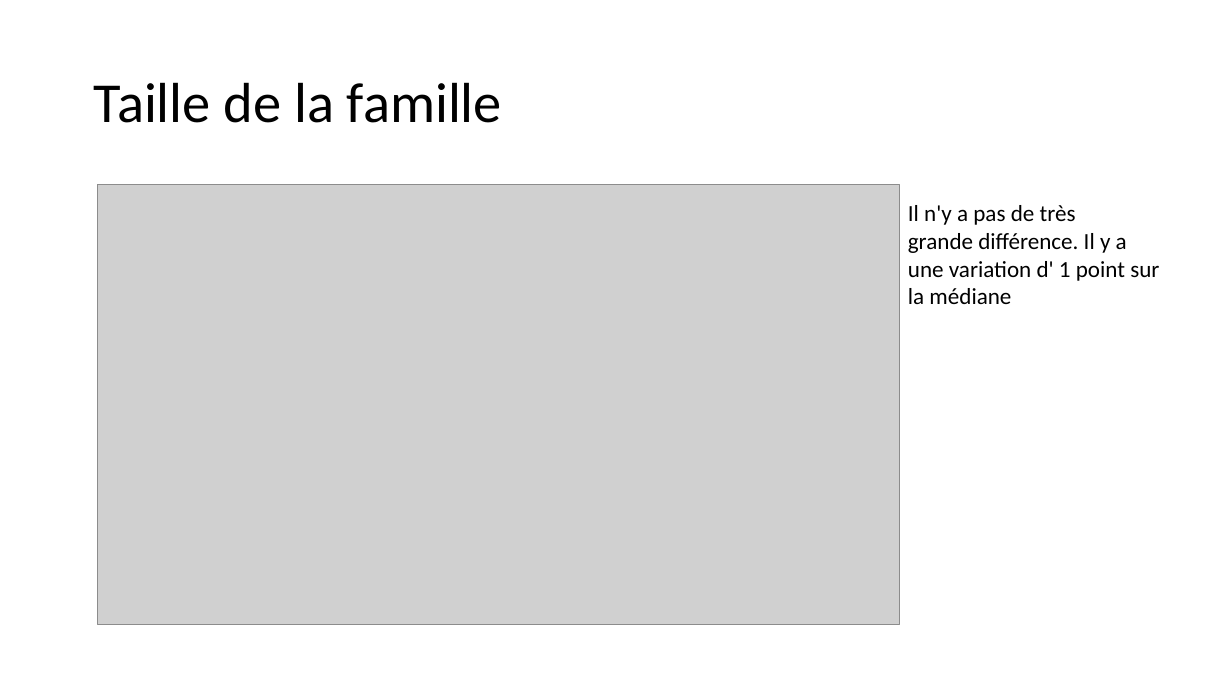
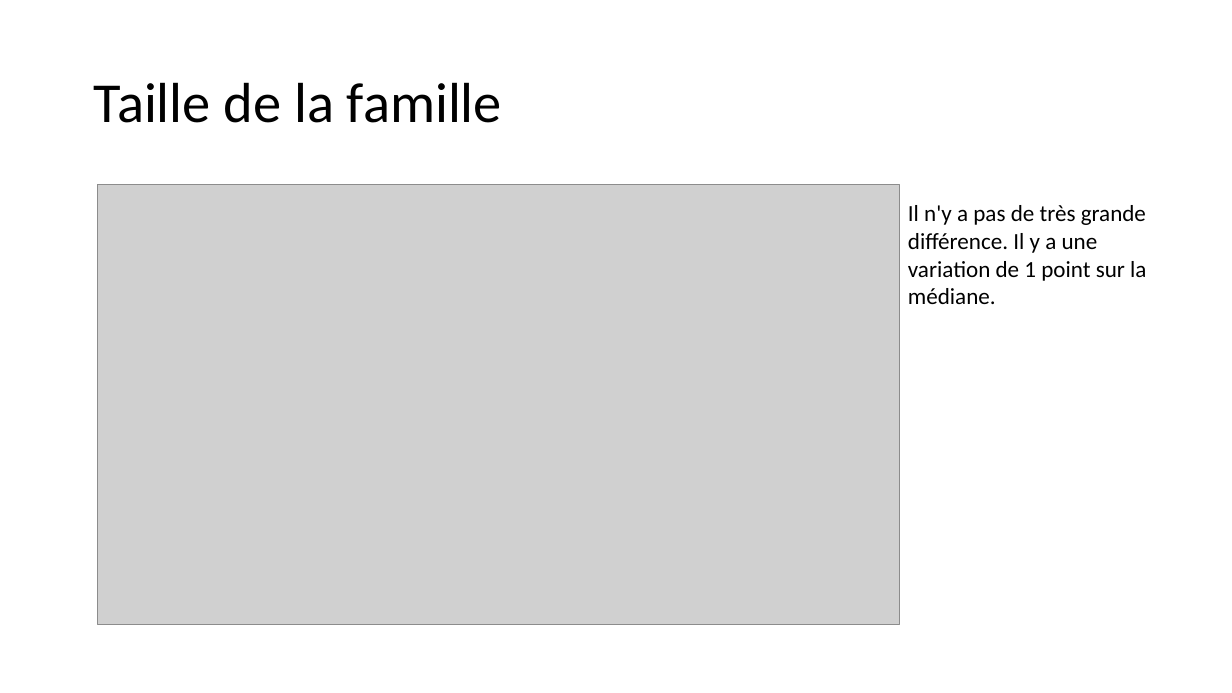
Before and after one commit to QvHub/student_alcohol_consumption, a slide deck: slide 16 of maya_khaled_quentin_alcool_et_jeunes.pptx. Drawn at 1232x693 pixels with LibreOffice and Linux fonts; fonts in the diff are those of the drawing; grey boxes stand for pictures. Boxes give left, top, right and bottom in pixels: in the first picture for what was removed or moved away, otherwise in the second. Text is boxed around its words. In the diff, an @@ line names an element or a change of style, - is before the commit and + after.

```diff
--- a/maya_khaled_quentin_alcool_et_jeunes.pptx
+++ b/maya_khaled_quentin_alcool_et_jeunes.pptx
@@ text at (908, 205, 1146, 304): text changed @@
-Il n'y a pas de très grande différence. Il y a une variation d' 1 point sur la médiane
+Il n'y a pas de très grande différence. Il y a une variation de 1 point sur la médiane.
```
Also in this commit, not shown: 16 other slides changed.
